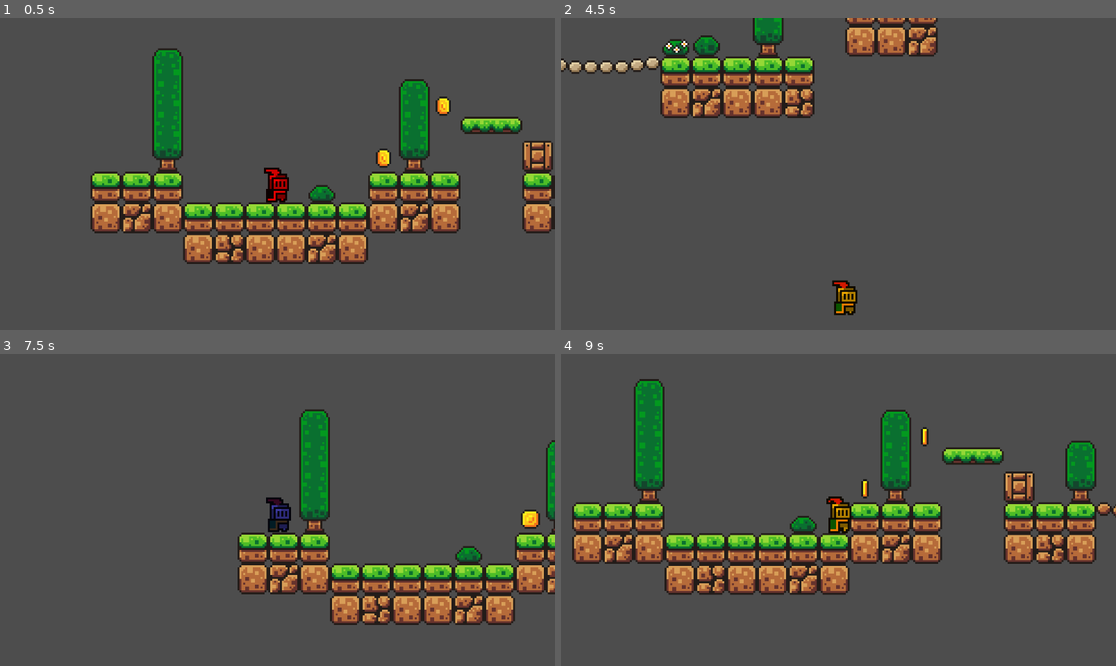
Above: before the commit, frames 1-4 (two rows, left to right).
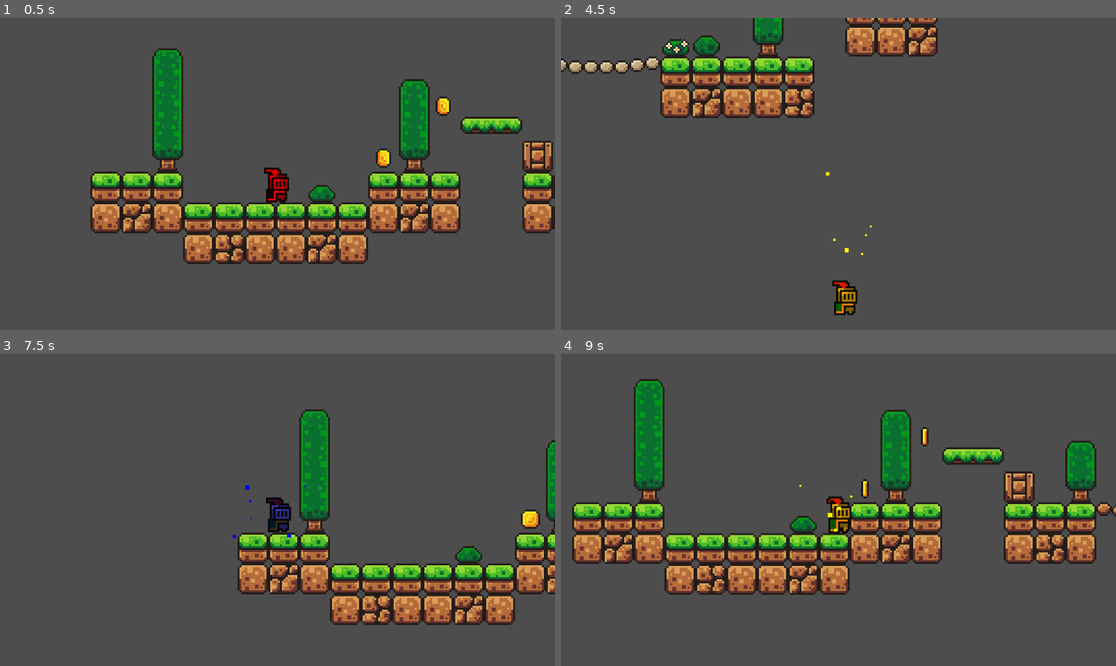
Above: after the commit, the same moments.

Repository: merialune/color-shift-platformer
Game: Godot game, scene res://scenes/game.tscn
Two runs of this game, one before a commit and one after it. Both use one fixed random seed, a clock stepped at 60 frames per second and the inputs below.
Inputs:
- Up to frame 1 (0.5 s): no input
- Up to frame 2 (4.5 s): tap Enter (ui_accept) at 0.5, 0.77, 1.52, 3.02, 3.77 s; hold Right (ui_right) 0.53-2.03 s; tap 2 (switch_blue) at 0.6, 2.3, 2.85 s; tap 1 (switch_red) at 0.8, 1.35, 3.05, 3.6 s; tap 3 (switch_yellow) at 1.55, 2.1, 3.8, 4.35 s; hold Left (ui_left) 2.03-2.78 s; hold Right (ui_right) 2.78-4.28 s; hold Left (ui_left) from 4.28 s (still down)
- Up to frame 3 (7.5 s): tap Enter (ui_accept) at 4.52, 6.02, 6.77 s; tap 2 (switch_blue) at 4.55, 5.1, 6.8, 7.35 s; release Left (ui_left) at 5.03 s; hold Right (ui_right) 5.03-5.78 s; tap 1 (switch_red) at 5.3, 5.85 s; hold Left (ui_left) 5.78-7.28 s; tap 3 (switch_yellow) at 6.05, 6.6 s; hold Right (ui_right) from 7.28 s (still down)
- Up to frame 4 (9 s): keep holding Right (ui_right); tap Enter (ui_accept) at 7.52 s; tap 1 (switch_red) at 7.55, 8.1 s; tap 3 (switch_yellow) at 8.3, 8.85 s

Frame 1 is identical in both runs. In frame 2, less than 0.1% of the frame differs, in the area x 47-57%, y 49-76%; in frame 3, less than 0.1%, in the area x 41-56%, y 41-60%; in frame 4, less than 0.1%.

Commit message:
Added color particles to player

Diff:
--- a/color-shift-platformer/scenes/player.tscn
+++ b/color-shift-platformer/scenes/player.tscn
@@ -42,9 +42,14 @@
 [sub_resource type="CircleShape2D" id="CircleShape2D_tufmo"]
 radius = 5.0
 
-[sub_resource type="ParticleProcessMaterial" id="ParticleProcessMaterial_vnvwx"]
-particle_flag_disable_z = true
-gravity = Vector3(0, 98, 0)
+[sub_resource type="Curve" id="Curve_eyenc"]
+max_value = 100.0
+_data = [Vector2(0, 0), 0.0, 0.0, 0, 0, Vector2(0.5, 52.7473), 0.0, 0.0, 0, 0, Vector2(1, 0), 0.0, 0.0, 0, 0]
+point_count = 3
+
+[sub_resource type="Curve" id="Curve_qis6k"]
+_data = [Vector2(0, 0.021978), 0.0, 0.0, 0, 0, Vector2(0.494382, 0.461538), 0.0, 0.0, 0, 0, Vector2(0.977528, 0.032967), 0.0, 0.0, 0, 0]
+point_count = 3
 
 [node name="Player" type="CharacterBody2D"]
 collision_layer = 2
@@ -62,6 +67,19 @@
 position = Vector2(0, 7)
 shape = SubResource("CircleShape2D_tufmo")
 
-[node name="ColorParticles" type="GPUParticles2D" parent="."]
-visible = false
-process_material = SubResource("ParticleProcessMaterial_vnvwx")
+[node name="ColorParticles" type="CPUParticles2D" parent="."]
+emitting = false
+amount = 6
+lifetime = 0.3
+one_shot = true
+preprocess = 0.03
+speed_scale = 0.7
+explosiveness = 0.85
+randomness = 0.59
+direction = Vector2(0, 0)
+spread = 180.0
+initial_velocity_max = 300.0
+damping_max = 3.0
+damping_curve = SubResource("Curve_eyenc")
+scale_amount_max = 7.0
+scale_amount_curve = SubResource("Curve_qis6k")
--- a/color-shift-platformer/scripts/player.gd
+++ b/color-shift-platformer/scripts/player.gd
@@ -183,7 +183,7 @@
 	).set_trans(Tween.TRANS_SINE)
 
 	# Optional: Add color change effects
-	# spawn_color_particles(new_color)
+	spawn_color_particles(new_color)
 	# play_color_sound(new_color)
 
 	current_color = new_color
@@ -203,12 +203,11 @@
 	# Enable collision only for the matching color
 	set_collision_layer_value(COLOR_LAYERS[color], true)
 
-# func spawn_color_particles(color: PlayerColor):
-# 	if color_particles:
+func spawn_color_particles(color: PlayerColor):
+	if color_particles:
 		# Set particle color
-# 		var particle_material = color_particles.process_material
-# 		particle_material.color = COLOR_VALUES[color]
+		color_particles.color = COLOR_VALUES[color]
 
 		# Emit burst of particles
-# 		color_particles.restart()
-# 		color_particles.emitting = true
+		color_particles.restart()
+		color_particles.emitting = true
Not shown: 1 places in color-shift-platformer/scenes/player.tscn that only renumber resources
